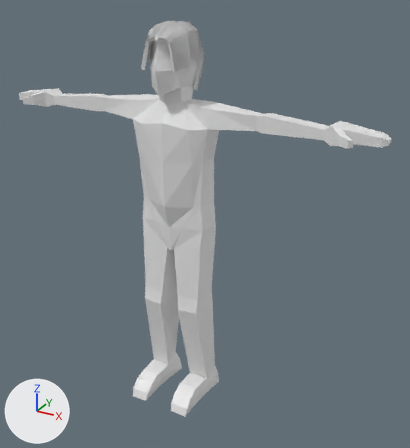
An edit to the Blender file Semestr 5/Graficzne Modelowanie Scen 3D/Laboratoria/Laboratorium 7/human.blend, drawn before and after from the same camera.
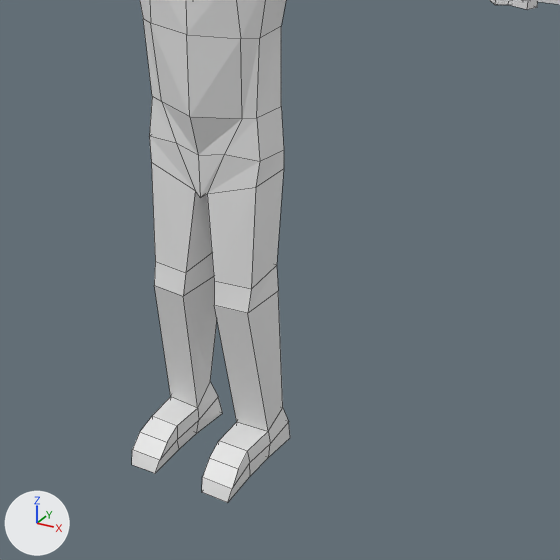
Old and new are each drawn whole from a 50 mm lens placed at (13.4, -21.6, 3.3), pointed at (1.3, 0.5, -7.8) and again close up on the part from 15% to 89% of the width and 32% to 100% of the height. Every picture has the same lights, and +X, +Y and +Z are marked at lower left. The close-ups show mesh edges as thin lines.

The first close-up shows 'Cialo'.
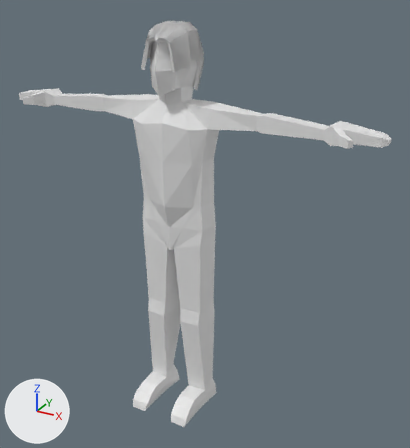
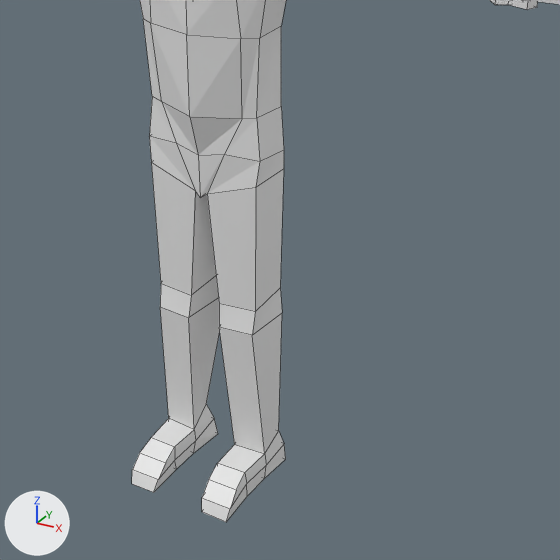
Pixel boxes [x1, y1, x2, y2] of what changed, in the close-ups (560 x 560 px; the box of a moved part takes in the faces that stretch with it):
'Cialo', reshaped: before [132, 0, 560, 503]; after [132, 0, 560, 522]
part 1 of me_cube_002, moved or reshaped: before [132, 162, 290, 503]; after [132, 163, 286, 522]

The change, as a list of edits to the scene's bpy script:
```text
Change me_cube_002:
    where me_cube_002.from_pydata(...)  # 282 vertices, 261 faces; spans x -1.2..9.4, y -2.3..1.5, z -17.3..1.5
    used by ob_cialo; location = (0.0, 0.0, 0.0)
    me_cube_002 part 1: all 32 vertices in x 0.2..1.9, y -2.3..1.0, z -17.3..-11.1 are multiplied about their middle by the matrix ((0.969, 0.0, -0.001), (-0.003, 0.954, 0.076), (0.0, 0.0, 0.968)), then moved by (0.0, 0.0, -0.7)
```
